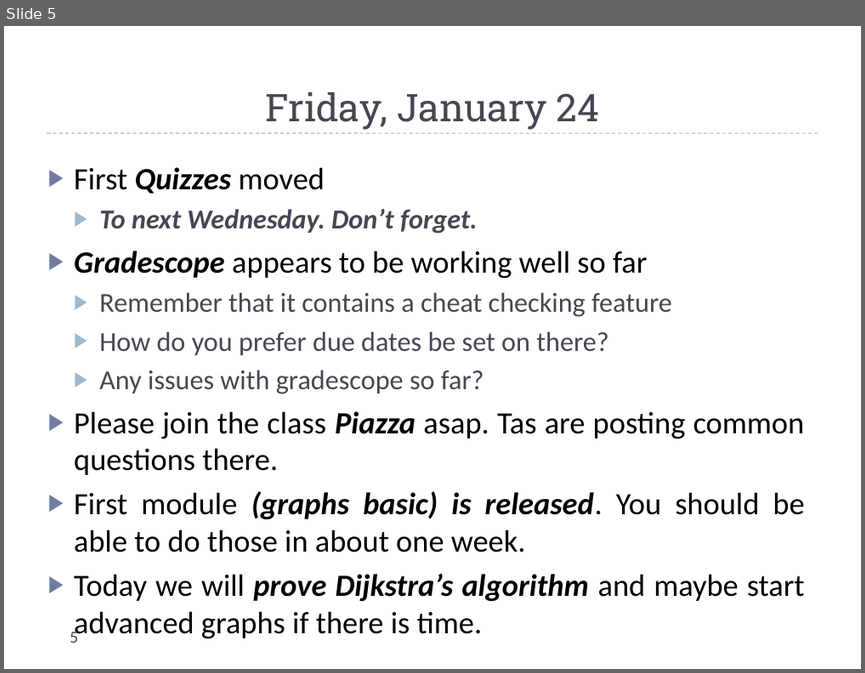
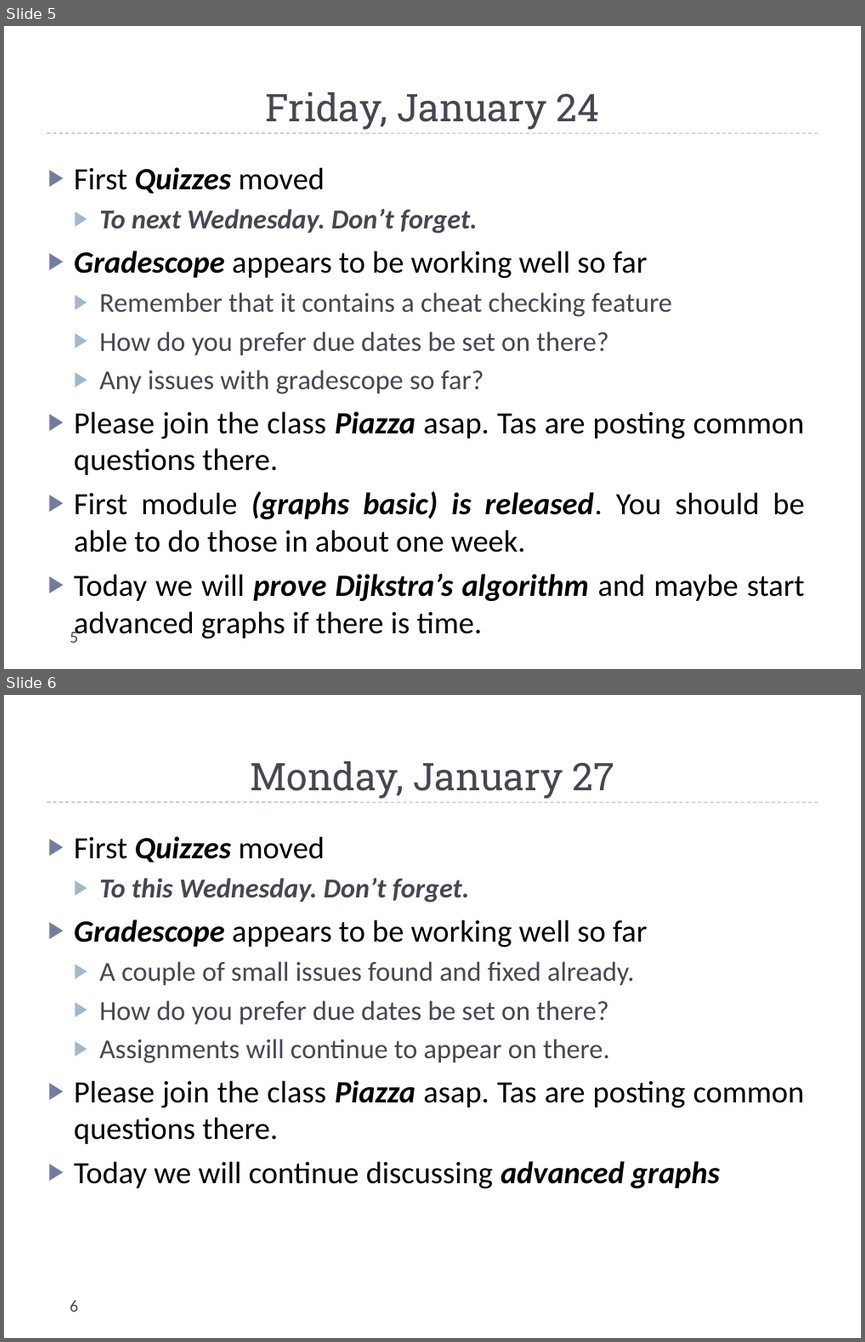
Before and after one commit to markfloryan/dsa2, a slide deck: slides/dailyAnnouncements.pptx. Shown one above the other, each under a label of ours: slide 5 before the commit, slides 5 and 6 after it. The pictures are 865x673 and 865x1342 pixels, drawn with LibreOffice and Linux fonts; fonts in the diff are those of the drawing. Boxes give left, top, right and bottom in pixels: in the first picture for what was removed or moved away, otherwise in the second. Text is boxed around its words. In the diff, an @@ line names an element or a change of style, - is before the commit and + after.

Commit message:
announce plus small graph changes

```diff
--- a/slides/dailyAnnouncements.pptx
+++ b/slides/dailyAnnouncements.pptx
@@ slide 6 added at (x1=4, y1=695, x2=861, y2=1338), background #FFFFFF; not listed: 1 template element that a slide beside it also shows @@
@@ title added at (x1=250, y1=761, x2=614, y2=799), 32 pt, text #464653 @@
+Monday, January 27
@@ text added at (x1=74, y1=836, x2=805, y2=1189), 26 pt, text #000000 @@
+▶ First Quizzes moved
+  ▶ To this Wednesday. Don’t forget.
+▶ Gradescope appears to be working well so far
+  ▶ A couple of small issues found and fixed already.
+  ▶ How do you prefer due dates be set on there?
+  ▶ Assignments will continue to appear on there.
+▶ Please join the class Piazza asap. Tas are posting common questions there.
+▶ Today we will continue discussing advanced graphs
@@ page number added at (x1=69, y1=1299, x2=78, y2=1311), 14 pt, text #464653 @@
+6
```
Also in this commit, not shown: 3 other files.
